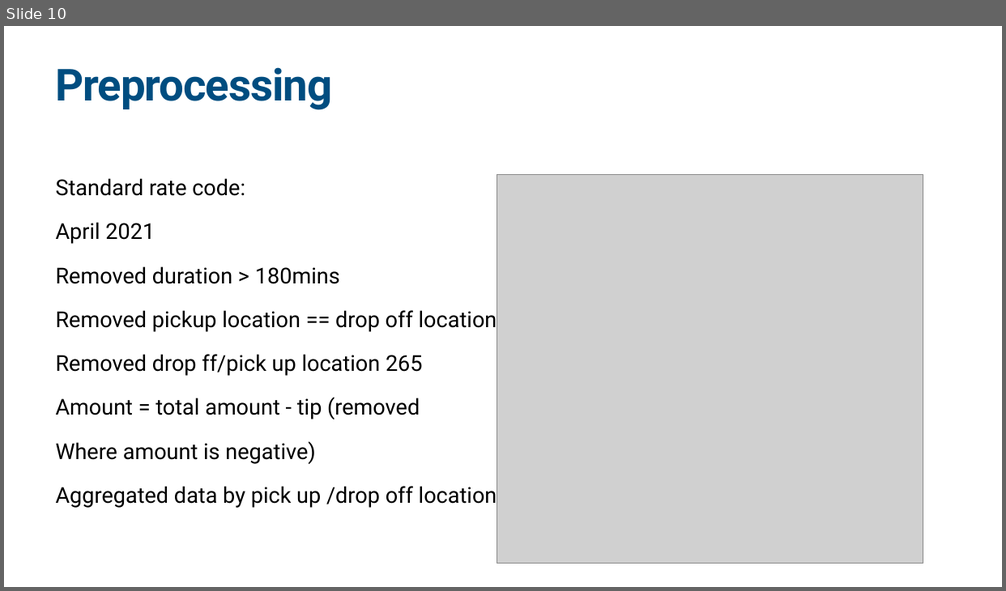
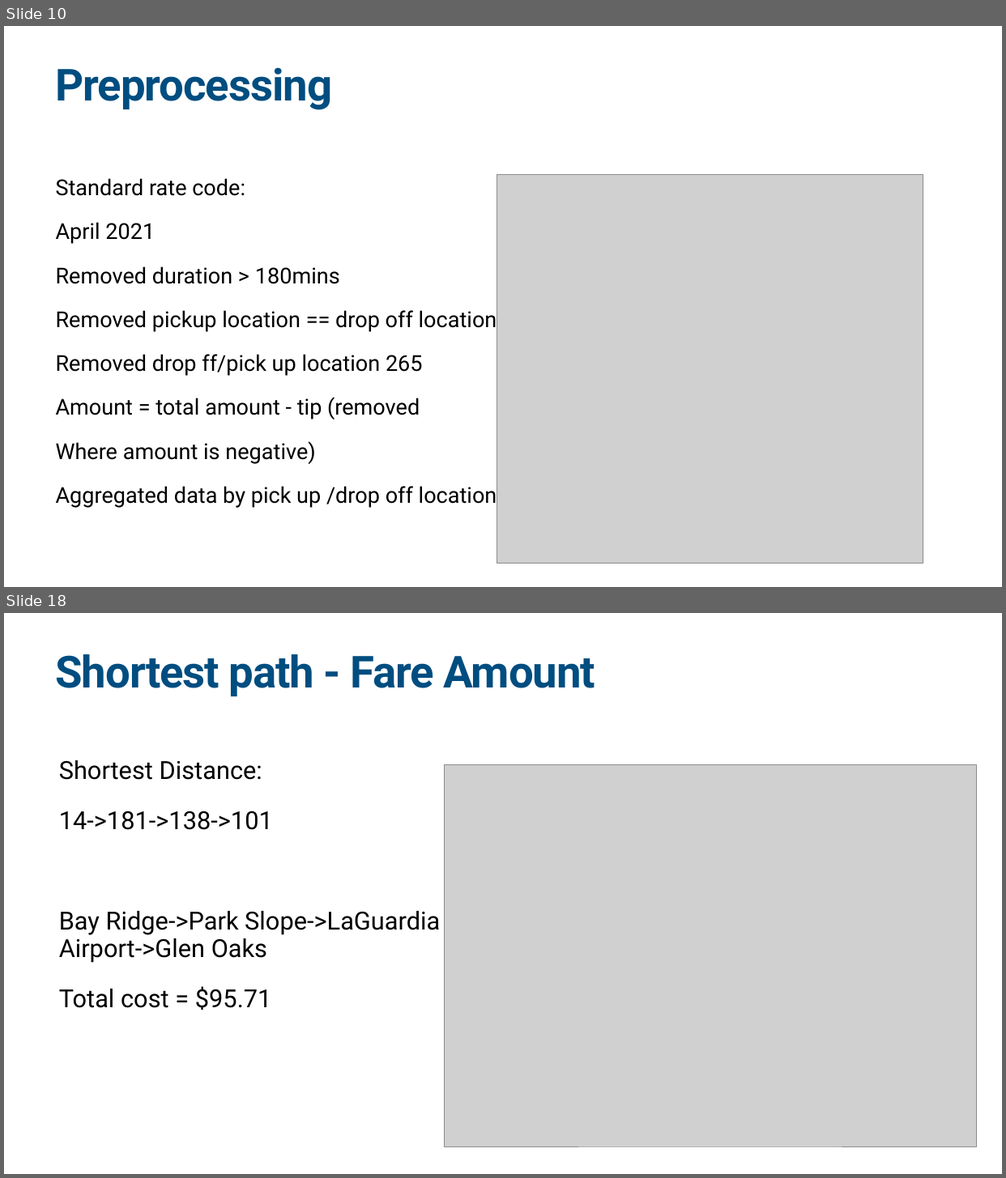
Before and after one commit to sfong8/networkX, a slide deck: Network_shareSession.pptx. Shown one above the other, each under a label of ours: slide 10 before the commit, slides 10 and 18 after it; the slides between them are not shown. The pictures are 1006x591 and 1006x1178 pixels, drawn with LibreOffice and Linux fonts; fonts in the diff are those of the drawing; grey boxes stand for pictures. Boxes give left, top, right and bottom in pixels: in the first picture for what was removed or moved away, otherwise in the second. Text is boxed around its words. In the diff, an @@ line names an element or a change of style, - is before the commit and + after.

```diff
--- a/Network_shareSession.pptx
+++ b/Network_shareSession.pptx
@@ slide 18 added at (x1=4, y1=613, x2=1002, y2=1174), background #FFFFFF @@
@@ title added at (x1=56, y1=654, x2=595, y2=696), 85 pt, text #004D80, bold @@
+Shortest path - Fare Amount
@@ text added at (x1=59, y1=760, x2=440, y2=1010), 48 pt, text #000000 @@
+Shortest Distance:
+14->181->138->101
+Bay Ridge->Park Slope->LaGuardia Airport->Glen Oaks
+Total cost = $95.71
@@ picture added at (x1=444, y1=765, x2=976, y2=1147) @@
```
Also in this commit, not shown: 3 slides changed, 10 other slides added, 4 slides removed, 9 other files.
